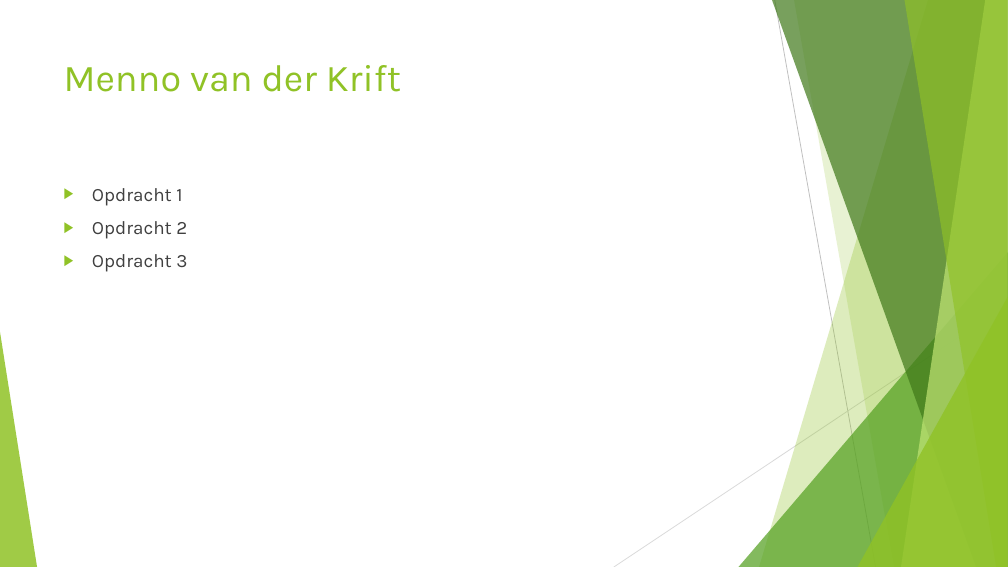
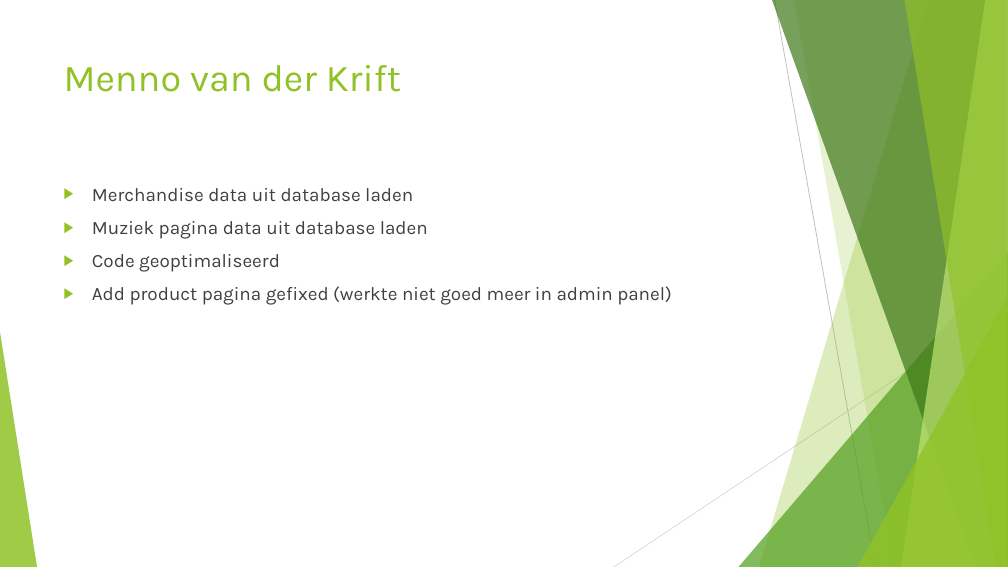
Before and after one commit to MennovanderKrift/vlambeer, a slide deck: slide 7 of presentatie_oplevering.pptx. Drawn at 1008x567 pixels with LibreOffice and Linux fonts; fonts in the diff are those of the drawing. Boxes give left, top, right and bottom in pixels: in the first picture for what was removed or moved away, otherwise in the second. Text is boxed around its words. In the diff, an @@ line names an element or a change of style, - is before the commit and + after.

```diff
--- a/presentatie_oplevering.pptx
+++ b/presentatie_oplevering.pptx
@@ text at <box>92,188,672,305</box>: text changed @@
-▶ Opdracht 1
-▶ Opdracht 2
-▶ Opdracht 3
+▶ Merchandise data uit database laden
+▶ Muziek pagina data uit database laden
+▶ Code geoptimaliseerd
+▶ Add product pagina gefixed (werkte niet goed meer in admin panel)
```
Also in this commit, not shown: 1 other file.
